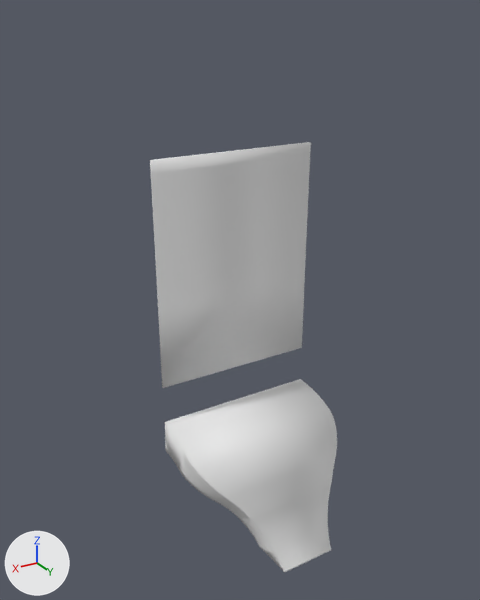
Renders of the OBJ model Gordon_the_robot/model/kitchen_objects/meshes/collision/SpatulaBaseAndCenter.obj from each side of a commit.
Both versions are drawn from a camera (50 mm lens) standing at (0.141, 0.128, 0.294) and looking at (0.011, -0.089, 0.186). Every picture has the same lights, and +X, +Y and +Z are marked at lower left. Where no turn or scale is listed for an object, it has been applied to the vertices.

The scene before the commit, as lines of its bpy script (objects in view):
```python
me_spatulabase_003 = bpy.data.meshes.new('SpatulaBase.003')
me_spatulabase_003.from_pydata(...)  # 20 vertices, 36 faces; spans x -0.0381..0.0381, y -0.1117..-0.1103, z 0.1408..0.2422
me_spatulabase_003.materials.append(mat_default_obj_005)  # white #e7e7e7
me_spatulacenter_003 = bpy.data.meshes.new('SpatulaCenter.003')
me_spatulacenter_003.from_pydata(...)  # 1171 vertices, 2338 faces; spans x -0.0381..0.0381, y -0.1114..-0.0488, z 0.073..0.123
me_spatulacenter_003.materials.append(mat_default_obj_006)  # white #e7e7e7
ob_spatulabase_003 = bpy.data.objects.new('SpatulaBase.003', me_spatulabase_003)
ob_spatulabase_003.location = (0.0, 0.0, 0.0)
ob_spatulacenter_003 = bpy.data.objects.new('SpatulaCenter.003', me_spatulacenter_003)
ob_spatulacenter_003.location = (0.0, 0.0, 0.0)
```
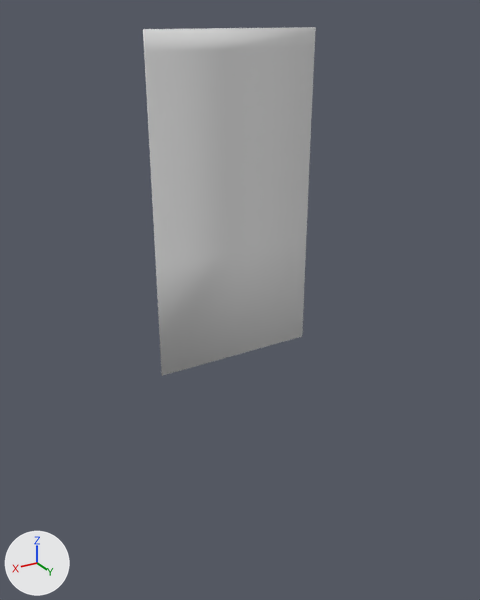
Where the change shows, as pixel boxes [x1, y1, x2, y2] in the pictures (480 x 600 px):
'SpatulaBase.003', mesh rescaled (7% wider, 42% taller)
    before: [150, 142, 311, 388]
    after: [143, 27, 316, 376]
'SpatulaCenter.003', deleted
    before: [165, 379, 337, 573]

Diff of the bpy script that builds the scene:
```diff
--- a/Gordon_the_robot/model/kitchen_objects/meshes/collision/SpatulaBaseAndCenter.obj.py
+++ b/Gordon_the_robot/model/kitchen_objects/meshes/collision/SpatulaBaseAndCenter.obj.py
@@ me_spatulabase_003 @@
 me_spatulabase_003.from_pydata(...)  # 20 vertices, 36 faces; spans x -0.0381..0.0381, y -0.1117..-0.1103, z 0.1408..0.2422
 # used by ob_spatulabase_003; location = (0.0, 0.0, 0.0)
+# me_spatulabase_003 part 1: the whole mesh is scaled about its middle by (1, 1, 1.4), then moved by (0.0, 0.0, 0.0266)
 me_spatulabase_003.materials.append(mat_default_obj_005)
@@ ob_spatulacenter_003 @@
-ob_spatulacenter_003 = bpy.data.objects.new('SpatulaCenter.003', me_spatulacenter_003)
-ob_spatulacenter_003.location = (0.0, 0.0, 0.0)
```
